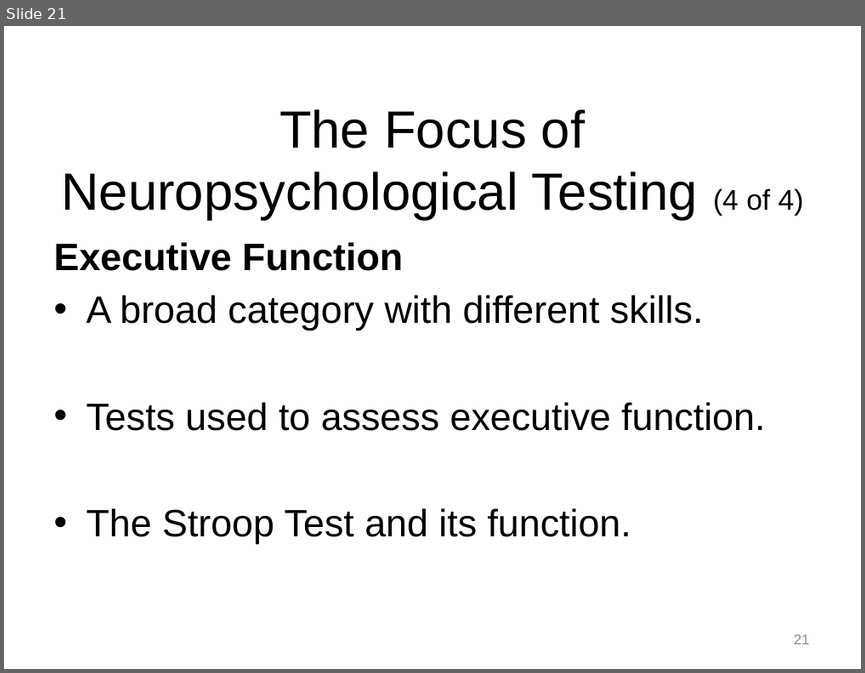
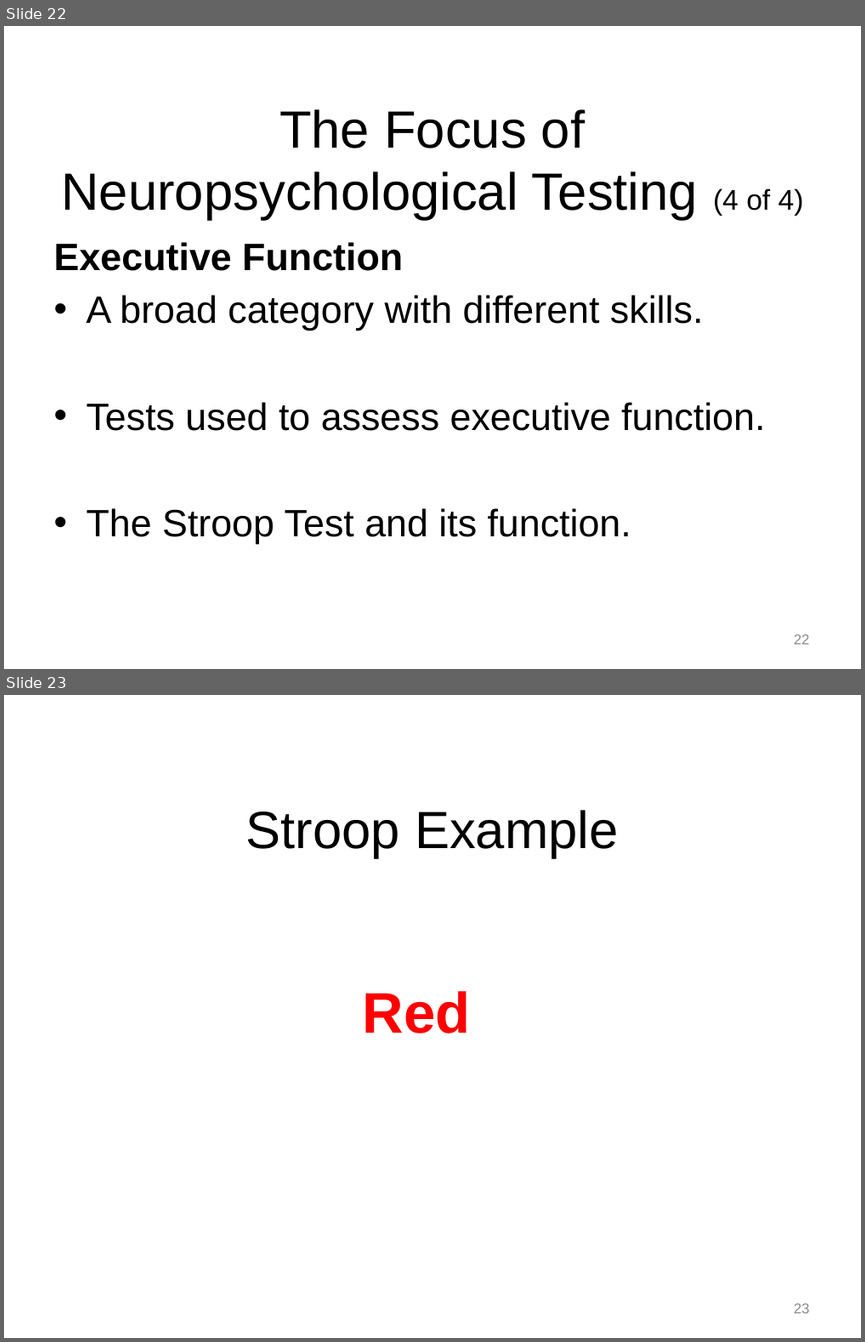
Before and after one commit to npm27/Teaching-Materials, a slide deck: Tests and Eval/Fall 26/Slides/10 Chapter 10.pptx. Shown one above the other, each under a label of ours: slide 21 before the commit, slides 22 and 23 after it. The pictures are 865x673 and 865x1342 pixels, drawn with LibreOffice and Linux fonts; fonts in the diff are those of the drawing. Boxes give left, top, right and bottom in pixels: in the first picture for what was removed or moved away, otherwise in the second. Text is boxed around its words. In the diff, an @@ line names an element or a change of style, - is before the commit and + after.

```diff
--- a/Tests and Eval/Fall 26/Slides/10 Chapter 10.pptx
+++ b/Tests and Eval/Fall 26/Slides/10 Chapter 10.pptx
@@ slide 23 added at bbox=[4, 695, 861, 1338], background #FFFFFF @@
@@ title added at bbox=[246, 810, 619, 857], 44 pt, text #000000 @@
+Stroop Example
@@ text added at bbox=[362, 991, 470, 1033], 48 pt, text #FF0000, bold @@
+Red
@@ page number added at bbox=[794, 1303, 810, 1313], 12 pt, text #8C8C8C @@
+23
@@ what was slide 21 is now slide 22 @@
@@ page number at bbox=[794, 634, 810, 644]: text changed @@
-21
+22
```
Also in this commit, not shown: 6 slides changed, 5 other slides added, 2 slides removed, 1 other file.
